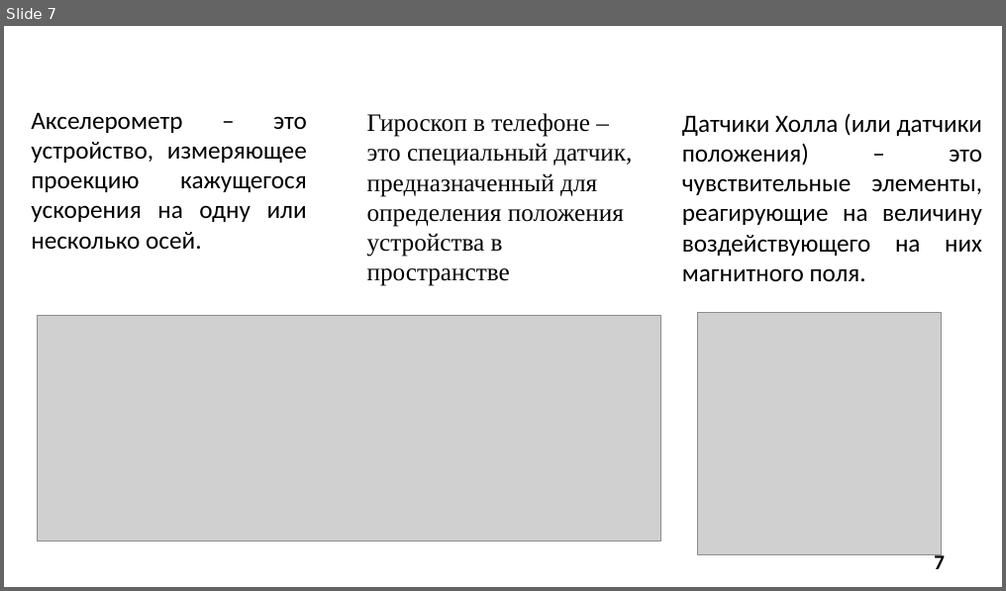
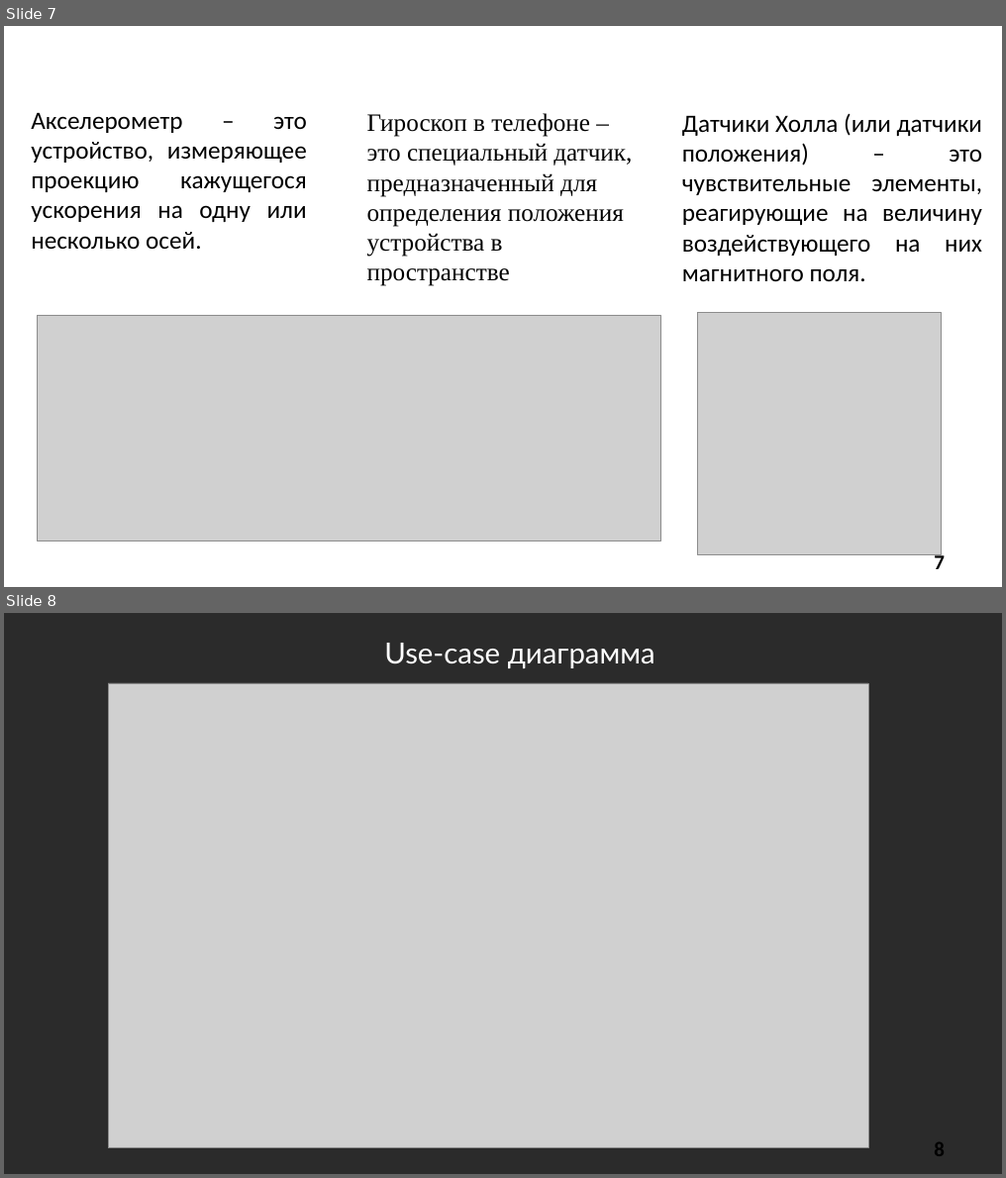
Before and after one commit to SonicRun/DiplomMaga, a slide deck: Mavlyutov_V_D презентация.pptx. Shown one above the other, each under a label of ours: slide 7 before the commit, slides 7 and 8 after it. The pictures are 1006x591 and 1006x1178 pixels, drawn with LibreOffice and Linux fonts; fonts in the diff are those of the drawing; grey boxes stand for pictures; background and template pictures are left out; a plain dark background stands for a picture behind light text. Boxes give left, top, right and bottom in pixels: in the first picture for what was removed or moved away, otherwise in the second. Text is boxed around its words. In the diff, an @@ line names an element or a change of style, - is before the commit and + after.

```diff
--- a/Mavlyutov_V_D презентация.pptx
+++ b/Mavlyutov_V_D презентация.pptx
@@ slide 8 added at [4,613,1002,1174], background picture (left out) @@
@@ text added at [384,643,655,668], 28 pt, text #FFFFFF @@
+Use-case диаграмма
@@ picture added at [108,683,868,1149] @@
@@ page number added at [934,1143,944,1157], 20 pt, text #000000, bold @@
+8
```
Also in this commit, not shown: 1 other slide added.
